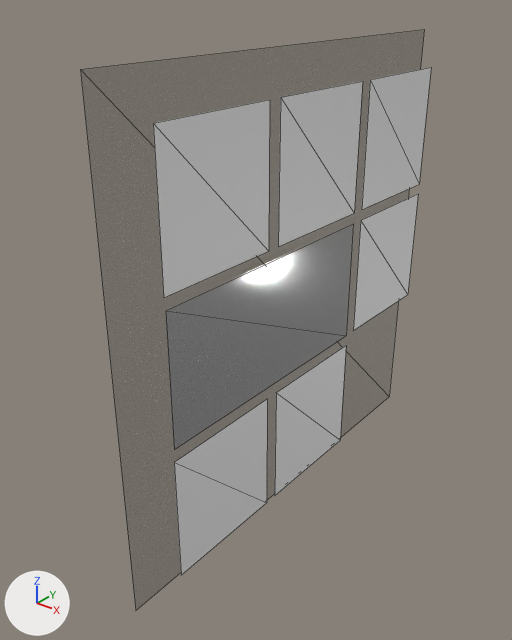
An edit to the glTF model models/landUI/btn_rent2x1West.gltf, drawn before and after from the same camera.
Camera for both pictures: a camera (50 mm lens) standing at (7.18, -6.86, 1.242) and looking at (7.013, -6.651, 1.113). Every picture has the same lights, and +X, +Y and +Z are marked at lower left. Mesh edges are drawn as thin lines. Objects named as collision shapes, trigger or cutter boxes, shadow casters or lower levels of detail are left out. Where no turn or scale is listed for an object, it has been applied to the vertices.

The first picture shows '11LandTile.001', '12LandTile.001', '13LandTile.001', '22LandTile.001', '23LandTile.001', '2x1_bg01', '31LandTile.001', '32LandTile.001'.
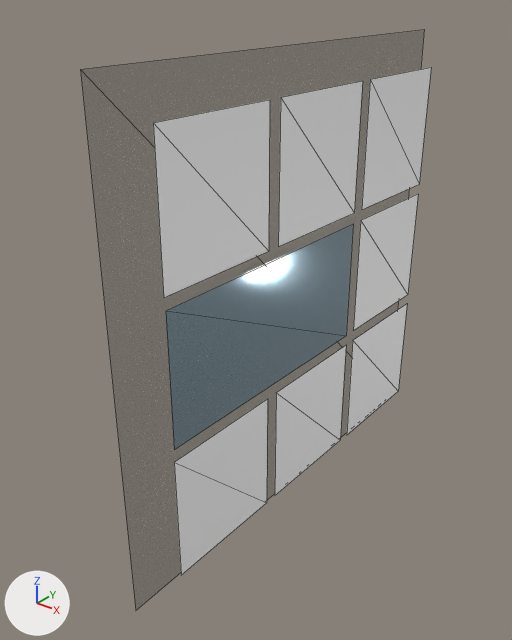
The newer file is also rescaled (x0.706), turned or shifted as a whole; pictures and numbers use the older file's frame.

Boxes (x1, y1, x2, y2) around the edits, measured in the pictures (512 x 640 px):
'11LandTile.001', recoloured, surface changed
    both: (153, 100, 270, 297)
'12LandTile.001', recoloured, surface changed
    both: (278, 81, 363, 246)
'31LandTile.001', recoloured, surface changed
    both: (174, 399, 267, 574)
'13LandTile.001', recoloured
    both: (362, 67, 431, 209)
'32LandTile.001', recoloured, surface changed
    both: (275, 345, 346, 494)
'23LandTile.001', recoloured, surface changed
    both: (354, 194, 418, 329)
'33LandTile.001', added
    after: (347, 304, 407, 434)
part 2 of me_plane_083, surface changed
    both: (278, 81, 363, 247)
part 3 of me_plane_097, surface changed (grey to blue)
    both: (166, 224, 353, 450)
part 4 of me_plane_098, surface changed
    both: (353, 194, 418, 331)
part 5 of me_plane_099, surface changed
    both: (174, 399, 267, 575)
part 6 of me_plane_100, surface changed
    both: (275, 345, 346, 495)

The change, as a diff of the scene's bpy script:
```diff
--- a/models/landUI/btn_rent2x1West.gltf.py
+++ b/models/landUI/btn_rent2x1West.gltf.py
@@ me_plane_082 @@
 me_plane_082.from_pydata(...)  # 4 vertices, 2 faces; spans x 7.0312, y -6.7199..-6.6666, z 1.1929..1.2462
+# me_plane_082 part 1: texture (UV) coordinates of 2 of 2 faces, centred in x 7.0312, y -6.7021..-6.6844, z 1.2107..1.2284, changed; they spanned u 0.0..1.0, v 0.0..1.0 and now span u 0.33..0.34, v 0.01..0.02
+me_plane_082.materials.append(mat_emptyparcel)  # picture img_minitown_tx
@@ me_plane_083 @@
 me_plane_083.from_pydata(...)  # 4 vertices, 2 faces; spans x 7.0312, y -6.6608..-6.6075, z 1.1929..1.2462
+# me_plane_083 part 2: texture (UV) coordinates of 2 of 2 faces, centred in x 7.0312, y -6.643..-6.6253, z 1.2107..1.2284, changed; they spanned u 0.0..1.0, v 0.0..1.0 and now span u 0.3..0.33, v 0.01..0.03
+me_plane_083.materials.append(mat_emptyparcel)  # picture img_minitown_tx
@@ me_plane_084 @@
 me_plane_084.from_pydata(...)  # 4 vertices, 2 faces; spans x 7.0312, y -6.6017..-6.5484, z 1.1929..1.2462
+me_plane_084.materials.append(mat_emptyparcel)  # picture img_minitown_tx
@@ me_plane_097 @@
 me_plane_097.from_pydata(...)  # 4 vertices, 2 faces; spans x 7.0312, y -6.7195..-6.6079, z 1.1349..1.1882
+# me_plane_097 part 3: texture (UV) coordinates of 2 of 2 faces, centred in x 7.0312, y -6.6823..-6.6451, z 1.1527..1.1704, changed; they spanned u 0.26..0.28, v 0.0..0.03 and now span u 0.11..0.13, v 0.05..0.07
 me_plane_097.materials.append(mat_metalic)
@@ me_plane_098 @@
 me_plane_098.from_pydata(...)  # 4 vertices, 2 faces; spans x 7.0312, y -6.6017..-6.5484, z 1.1349..1.1882
+# me_plane_098 part 4: texture (UV) coordinates of 2 of 2 faces, centred in x 7.0312, y -6.5839..-6.5662, z 1.1527..1.1704, changed; they spanned u 0.0..1.0, v 0.0..1.0 and now span u 0.31..0.34, v 0.01..0.04
+me_plane_098.materials.append(mat_emptyparcel)  # picture img_minitown_tx
@@ me_plane_099 @@
 me_plane_099.from_pydata(...)  # 4 vertices, 2 faces; spans x 7.0312, y -6.7199..-6.6666, z 1.0766..1.1299
+# me_plane_099 part 5: texture (UV) coordinates of 2 of 2 faces, centred in x 7.0312, y -6.7021..-6.6844, z 1.0944..1.1121, changed; they spanned u 0.0..1.0, v 0.0..1.0 and now span u 0.31..0.33, v 0.01..0.03
+me_plane_099.materials.append(mat_emptyparcel)  # picture img_minitown_tx
@@ me_plane_100 @@
 me_plane_100.from_pydata(...)  # 4 vertices, 2 faces; spans x 7.0312, y -6.6608..-6.6075, z 1.0766..1.1299
+# me_plane_100 part 6: texture (UV) coordinates of 2 of 2 faces, centred in x 7.0312, y -6.643..-6.6253, z 1.0944..1.1121, changed; they spanned u 0.0..1.0, v 0.0..1.0 and now span u 0.31..0.33, v 0.02..0.03
+me_plane_100.materials.append(mat_emptyparcel)  # picture img_minitown_tx
@@ ob_33landtile_001 @@
+ob_33landtile_001 = bpy.data.objects.new('33LandTile.001', me_plane_101)  # 4 vertices, 2 faces; spans x 0.0112, y 0.0335..0.0867, z -0.0851..-0.0319; in mat_emptyparcel (picture img_minitown_tx)
+ob_33landtile_001.location = (7.02, -6.6351, 1.1209)
```
